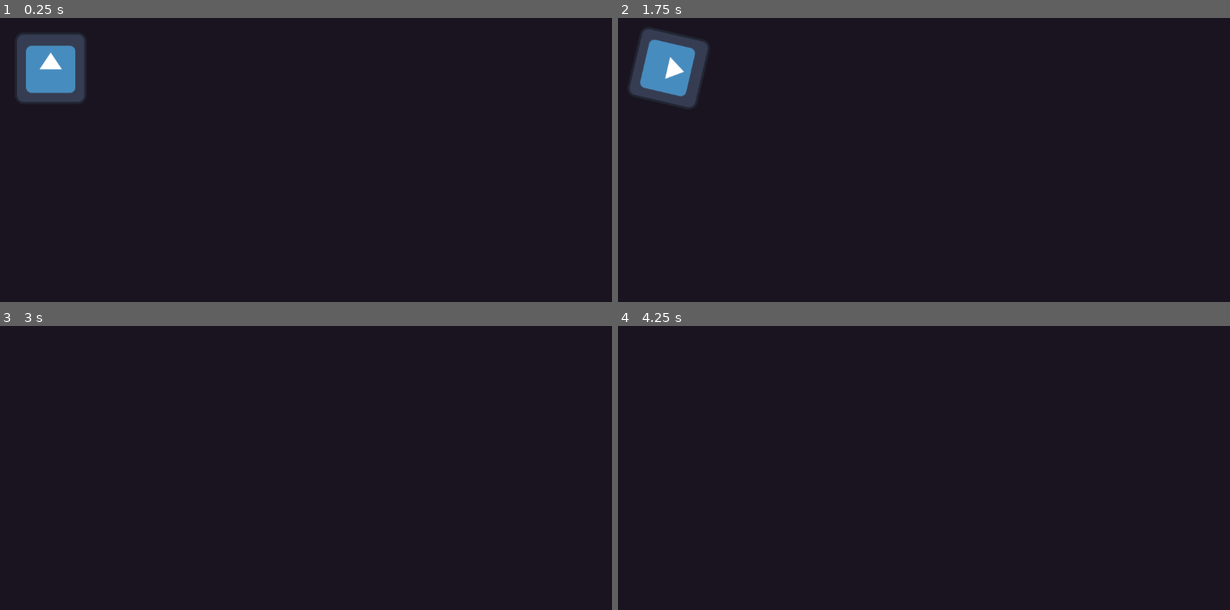
Above: before the commit, frames 1-4 (two rows, left to right).
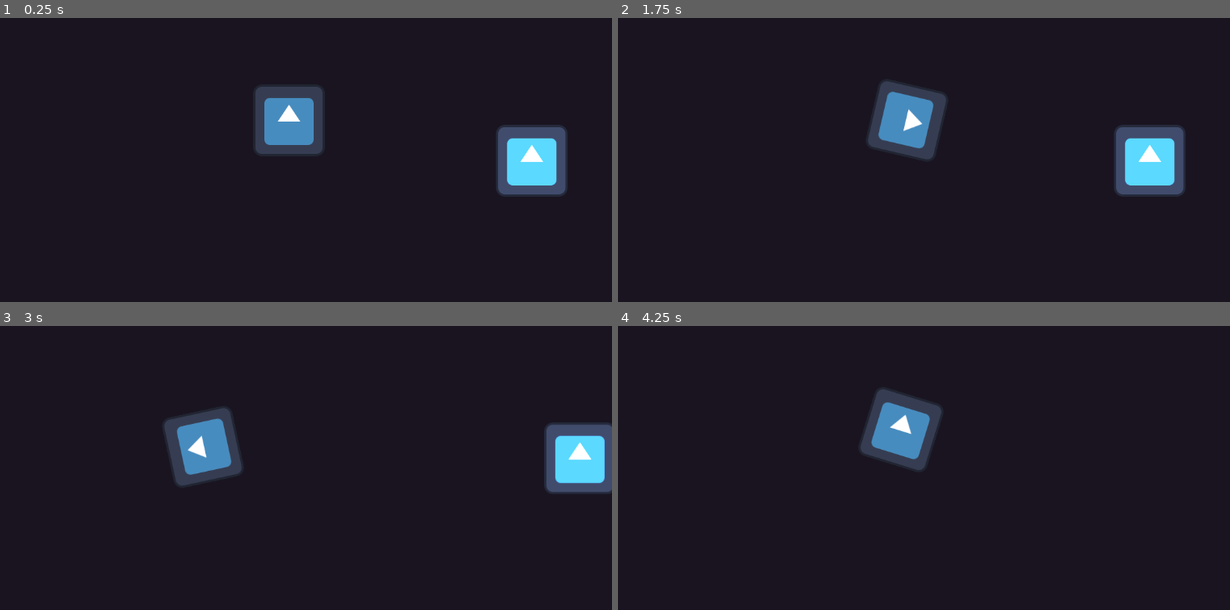
Above: after the commit, the same moments.

Repository: SpyrexDE/BzzBzz
Game: Godot game, scene res://levels/testlvl1.tscn
Two runs of this game, one before a commit and one after it. Both use one fixed random seed, a clock stepped at 60 frames per second and the inputs below. The engine's default icon, where the game draws it, is replaced by a stand-in: a white triangle on a blue panel in a dark square.
Inputs:
- Up to frame 1 (0.25 s): no input
- Up to frame 2 (1.75 s): tap Enter at 0.5 s; hold D (steer_right) 0.53-1.28 s; hold A (steer_left) from 1.28 s (still down)
- Up to frame 3 (3 s): release A (steer_left) at 2.03 s; hold D (steer_right) 2.03-2.78 s; hold W (go_forward) from 2.78 s (still down)
- Up to frame 4 (4.25 s): release W (go_forward) at 3.53 s; hold A (steer_left) from 3.53 s (still down)

The runs differ from the first frame. In frame 1, 8.1% of the frame differs, in the area x 2-93%, y 5-63%; in frame 2, 8.1%, in the area x 1-93%, y 3-63%; in frame 3, 5.3%; in frame 4, 2.6%.

Commit message:
Add camera

Diff:
--- a/levels/testlvl1.tscn
+++ b/levels/testlvl1.tscn
@@ -1,8 +1,12 @@
-[gd_scene load_steps=2 format=3 uid="uid://dahxw88ts6t6k"]
+[gd_scene load_steps=3 format=3 uid="uid://dahxw88ts6t6k"]
 
 [ext_resource type="PackedScene" uid="uid://b1gg5e8kp4384" path="res://robot/robot.tscn" id="1_vcimh"]
+[ext_resource type="PackedScene" uid="uid://cswjddao7c7gd" path="res://props/haus.tscn" id="2_qns4n"]
 
 [node name="Testlvl1" type="Node2D"]
 
 [node name="Robot" parent="." instance=ExtResource("1_vcimh")]
 position = Vector2(151, 231)
+
+[node name="Haus" parent="." instance=ExtResource("2_qns4n")]
+position = Vector2(584, 303)
--- a/robot/robot.tscn
+++ b/robot/robot.tscn
@@ -17,3 +17,7 @@
 
 [node name="CollisionShape" type="CollisionShape2D" parent="."]
 shape = SubResource("CircleShape2D_o10pc")
+
+[node name="Camera2D" type="Camera2D" parent="."]
+position_smoothing_enabled = true
+rotation_smoothing_enabled = true
